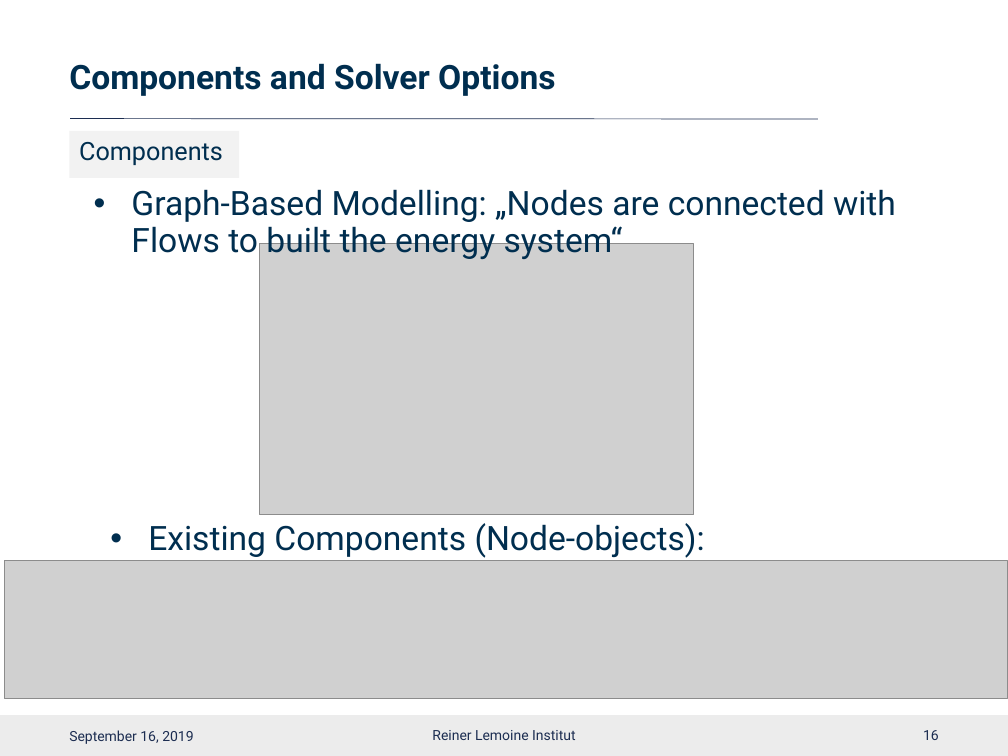
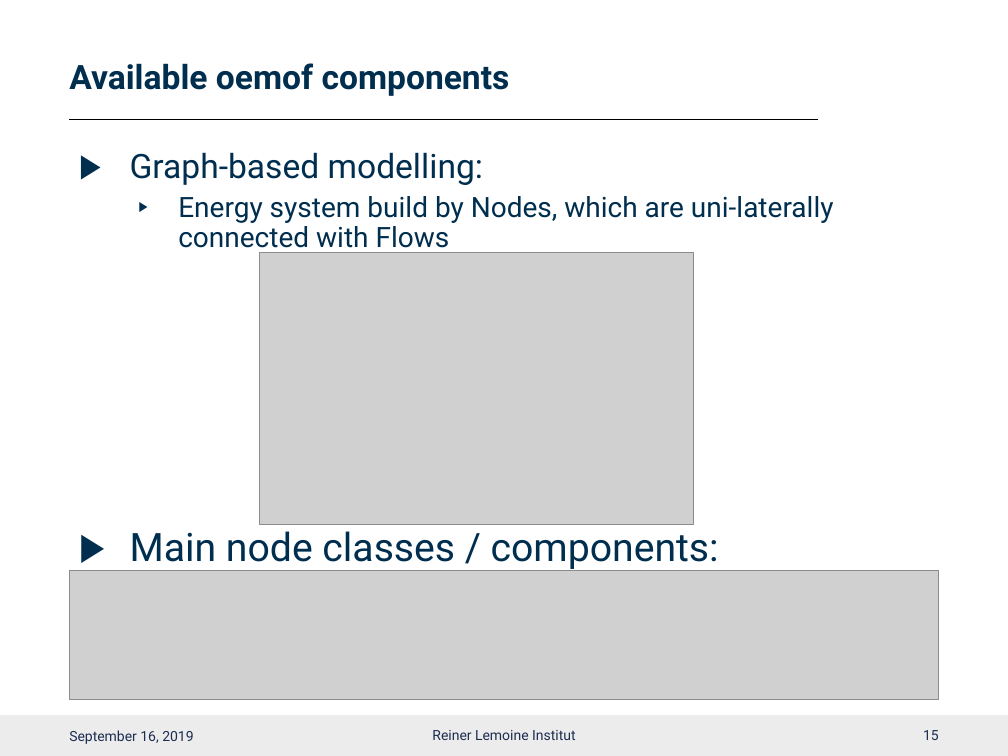
Before and after one commit to smartie2076/oemof_workshop, a slide deck: slide 16 of Oemof_Workshop_03_Basics.pptx (slide 17 before the commit). Drawn at 1008x756 pixels with LibreOffice and Linux fonts; fonts in the diff are those of the drawing; grey boxes stand for pictures; background and template pictures are left out. Boxes give left, top, right and bottom in pixels: in the first picture for what was removed or moved away, otherwise in the second. Text is boxed around its words. In the diff, an @@ line names an element or a change of style, - is before the commit and + after.

```diff
--- a/Oemof_Workshop_03_Basics.pptx
+++ b/Oemof_Workshop_03_Basics.pptx
@@ title at box(69, 63, 510, 96): text changed @@
-Components and Solver Options
+Available oemof components
@@ line (70, 119) - (817, 119): stroke #1C2D51 0.5 pt to #000000 0.5 pt @@
@@ rectangle removed at box(70, 131, 240, 178) @@
-Components
@@ text at box(130, 152, 834, 572): text changed; size 24 to 20 pt @@
-• Graph-Based Modelling: „Nodes are connected with Flows to built the energy system“
+▶ Graph-based modelling:
+  ▶ Energy system build by Nodes, which are uni-laterally connected with Flows
+▶ Main node classes / components:
@@ picture: place and size @@
-picture at box(259, 244, 694, 515)
+picture at box(259, 253, 694, 524)
@@ text removed at box(148, 523, 705, 558) @@
-• Existing Components (Node-objects):
@@ picture: place and size @@
-picture at box(4, 560, 1008, 699)
+picture at box(70, 571, 939, 700)
@@ page number at box(923, 730, 939, 740): text changed @@
-16
+15
```
Also in this commit, not shown: 17 other slides changed, 1 slide added, 1 slide removed, 4 other files.
